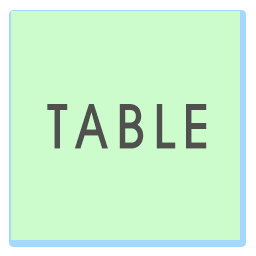
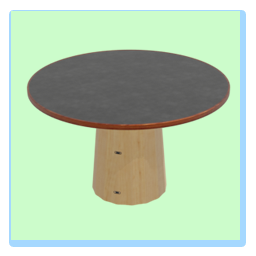
Layers edited between the first and the second 256×256 image:
hid "TABLE" over [47, 104, 207, 149]
added layer "Layer 4" above "Rectangle 1" over [26, 49, 231, 206]
